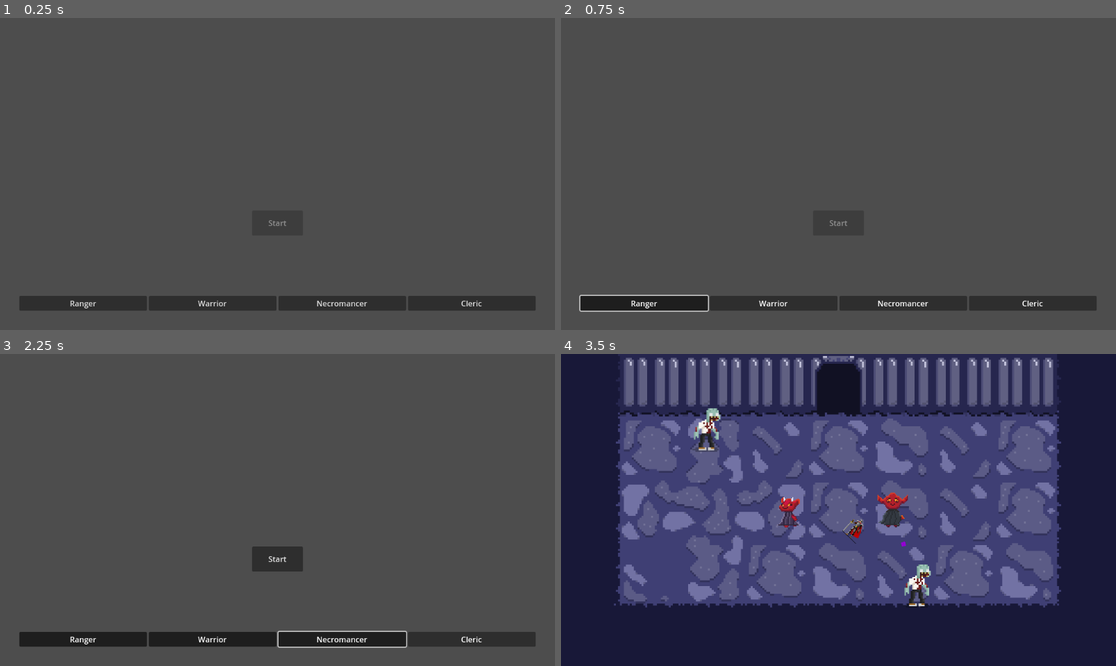
Above: before the commit, frames 1-4 (two rows, left to right).
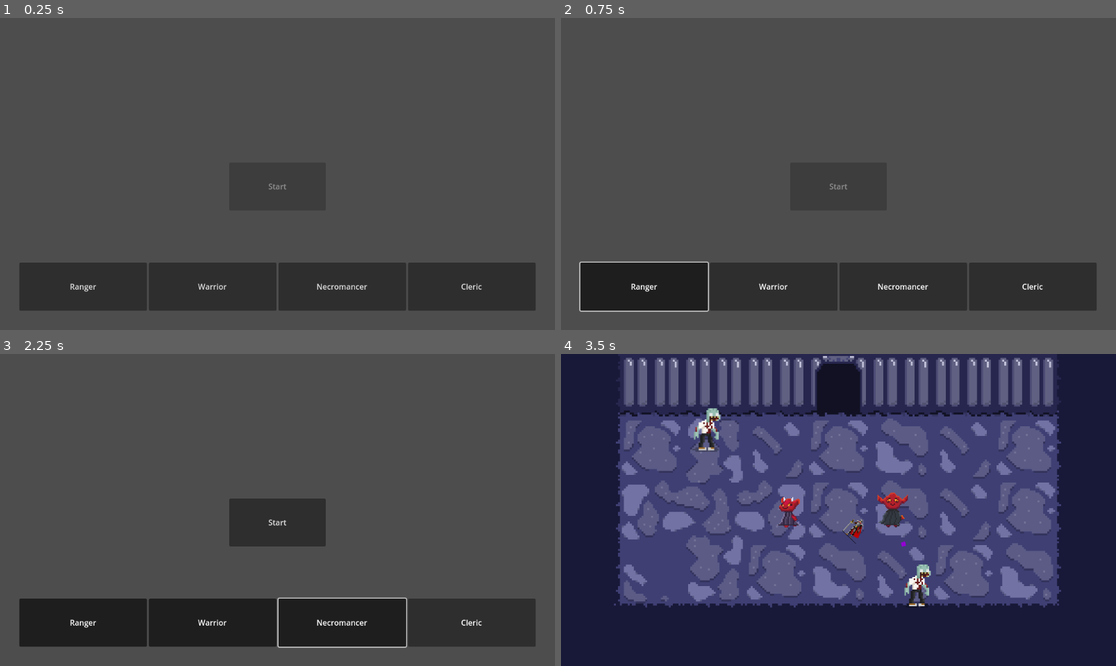
Above: after the commit, the same moments.

Repository: AlexYud/team-roguelike
Game: Godot game, scene res://Scenes/lobby.tscn
Two runs of this game, one before a commit and one after it. Both use one fixed random seed, a clock stepped at 60 frames per second and the inputs below.
Inputs:
- Up to frame 1 (0.25 s): no input
- Up to frame 2 (0.75 s): click "Ranger" at 0.5 s
- Up to frame 3 (2.25 s): click "Warrior" at 1.25 s; click "Necromancer" at 2 s
- Up to frame 4 (3.5 s): click "Start" at 2.75 s

The runs differ from the first frame. In frame 1, 10% of the frame differs, in the area x 3-97%, y 53-94%; in frame 2, 10%; in frame 3, 13%, in the area x 3-97%, y 46-94%; in frame 4, nothing differs.

Commit message:
adjust lobby buttons size

Diff:
--- a/team-roguelike/Scenes/lobby.tscn
+++ b/team-roguelike/Scenes/lobby.tscn
@@ -28,6 +28,7 @@
 columns = 4
 
 [node name="RangerButton" type="Button" parent="MarginContainer/CharacterGrid"]
+custom_minimum_size = Vector2(0, 100)
 layout_mode = 2
 size_flags_horizontal = 7
 size_flags_vertical = 10
@@ -35,6 +36,7 @@
 text = "Ranger"
 
 [node name="WarriorButton" type="Button" parent="MarginContainer/CharacterGrid"]
+custom_minimum_size = Vector2(0, 100)
 layout_mode = 2
 size_flags_horizontal = 7
 size_flags_vertical = 10
@@ -42,6 +44,7 @@
 text = "Warrior"
 
 [node name="NecromancerButton" type="Button" parent="MarginContainer/CharacterGrid"]
+custom_minimum_size = Vector2(0, 100)
 layout_mode = 2
 size_flags_horizontal = 7
 size_flags_vertical = 10
@@ -49,6 +52,7 @@
 text = "Necromancer"
 
 [node name="ClericButton" type="Button" parent="MarginContainer/CharacterGrid"]
+custom_minimum_size = Vector2(0, 100)
 layout_mode = 2
 size_flags_horizontal = 7
 size_flags_vertical = 10
@@ -62,10 +66,10 @@
 anchor_top = 1.0
 anchor_right = 0.5
 anchor_bottom = 1.0
-offset_left = -53.0
-offset_top = -248.0
-offset_right = 53.0
-offset_bottom = -196.0
+offset_left = -100.0
+offset_top = -348.0
+offset_right = 100.0
+offset_bottom = -248.0
 grow_horizontal = 2
 grow_vertical = 0
 disabled = true
